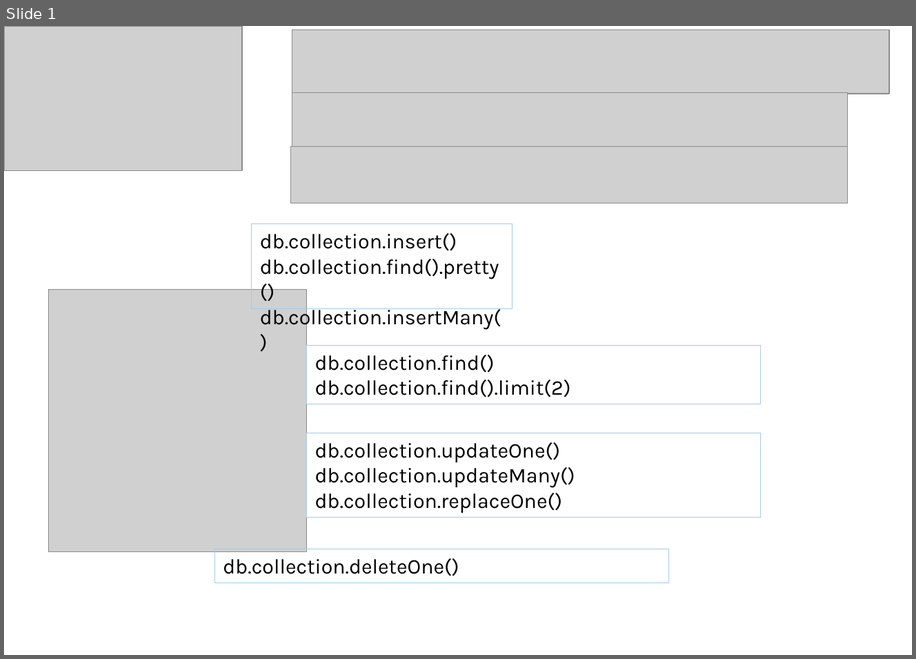
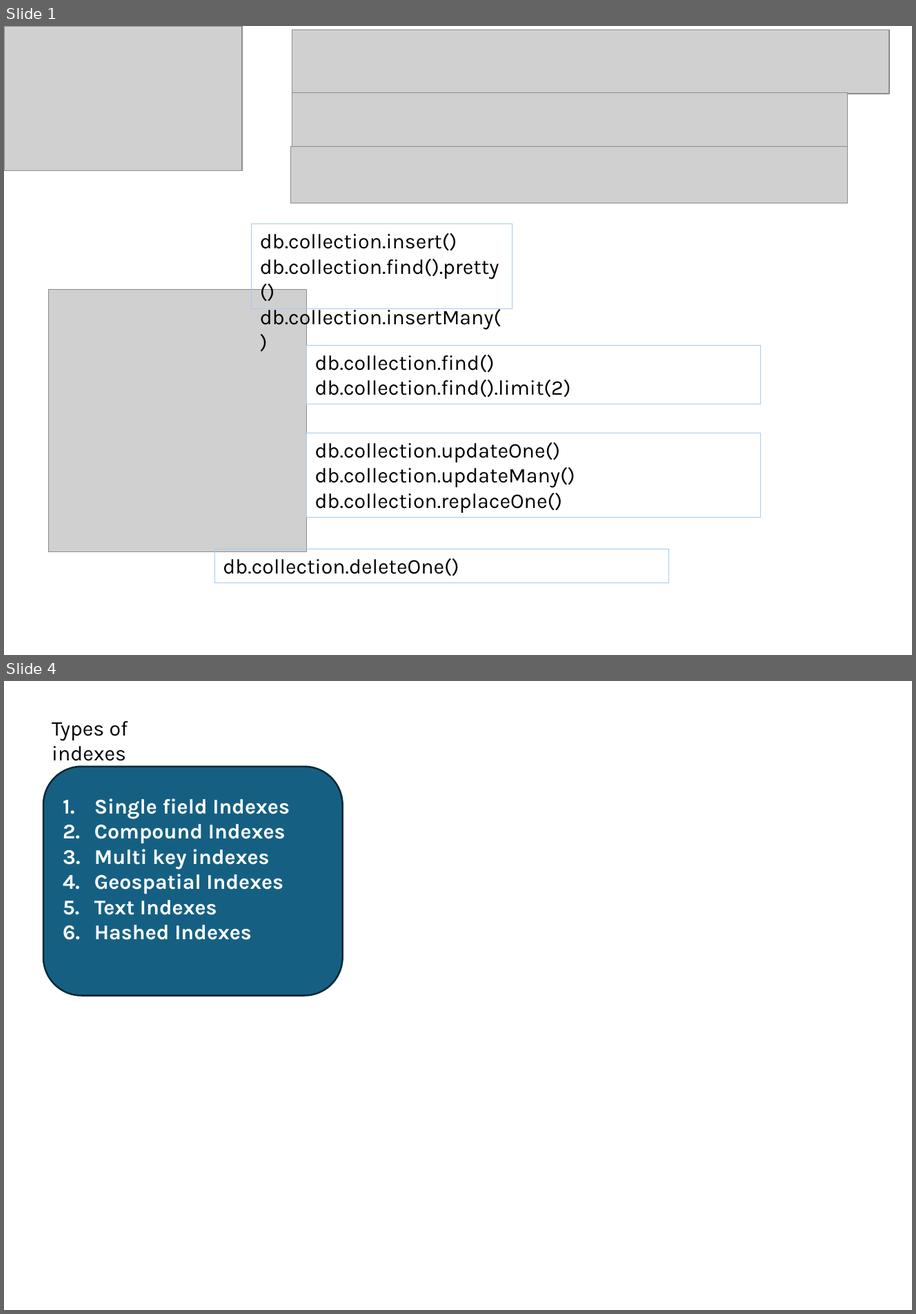
Before and after one commit to umalavanya/FullStackDevelopement_JavaSpring_SQL_ReactProjects, a slide deck: UmaTeachingMaterial/MongoDB-Intellipaat-StudyMaterial.pptx. Shown one above the other, each under a label of ours: slide 1 before the commit, slides 1 and 4 after it; the slides between them are not shown. The pictures are 916x659 and 916x1314 pixels, drawn with LibreOffice and Linux fonts; fonts in the diff are those of the drawing; grey boxes stand for pictures. Boxes give left, top, right and bottom in pixels: in the first picture for what was removed or moved away, otherwise in the second. Text is boxed around its words. In the diff, an @@ line names an element or a change of style, - is before the commit and + after.

```diff
--- a/UmaTeachingMaterial/MongoDB-Intellipaat-StudyMaterial.pptx
+++ b/UmaTeachingMaterial/MongoDB-Intellipaat-StudyMaterial.pptx
@@ slide 4 added at (x1=4, y1=681, x2=912, y2=1310), background #FFFFFF @@
@@ text added at (x1=52, y1=721, x2=128, y2=766), 18 pt, text #000000 @@
+Types of indexes
@@ rounded rectangle added at (x1=43, y1=767, x2=343, y2=996), fill #156082, outline #092A39 1.5 pt, 18 pt, text #FFFFFF, bold @@
+1. Single field Indexes
+2. Compound Indexes
+3. Multi key indexes
+4. Geospatial Indexes
+5. Text Indexes
+6. Hashed Indexes
```
Also in this commit, not shown: 1 slide changed, 1 other slide added, 2 slides removed.
